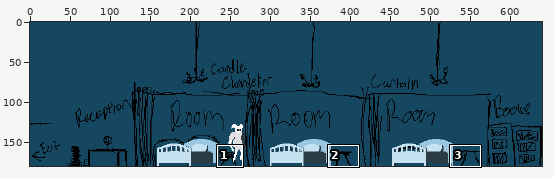
One commit to this pixel-art file: assets/raw/infirmary_interior.ase. The picture above shows the old version from afar; the outline marks the close-up.
Close-up. Old version:
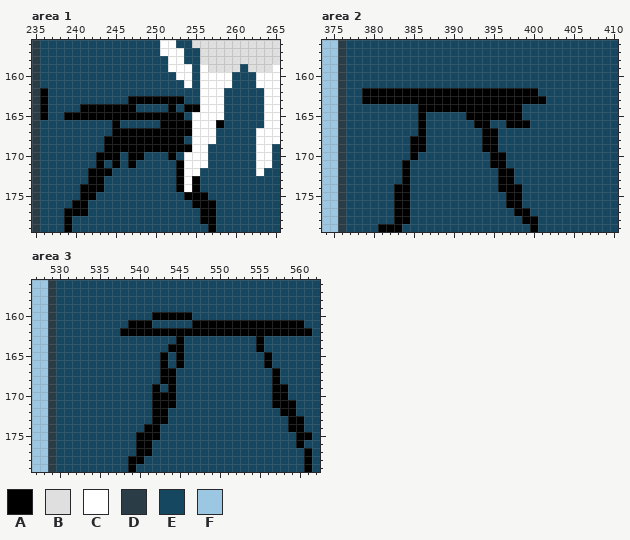
640x180 pixels, 1 frame. Shown: area 1: x 235..265, y 156..179; area 2: x 374..410, y 156..179; area 3: x 527..562, y 156..179.
Visible layers, top first: "Player Ref", "Layer 3", "Layer 2", "Records", "Layer 4", "Layer 1".
Palette (. is transparent): A #000000  B #dfdfdf  C #ffffff  D #2a3c46  E #164761  F #9bc7e2
Pixels before, area 1, first column x 235:
156 DEEEEEEEEEEEEEEECCEEBBBBBBBBBBB
157 DEEEEEEEEEEEEEEECCCEEBBBBBBBBBB
158 DEEEEEEEEEEEEEEEECCEEBBBBBBBBBB
159 DEEEEEEEEEEEEEEEECCCECBBBBEBBBC
160 DEEEEEEEEEEEEEEEEECCECCCCEEECCC
161 DEEEEEEEEEEEEEEEEEECECCCCEEECCC
162 DAEEEEEEEEEEEEEEEEEEECCCEEEEECC
163 DAEEEEEEEEEEAAAAAAAEECCCEEEEECC
164 DAEEEEAAAAAAAEEEEAEAACCCEEEEECC
165 DAEEAAAAAAAAAAAAAAAECCCCEEEEECC
166 DEEEEEEEEEAEEEEEAAAACCCAEEEEECC
167 DEEEEEEEEEAAAAAAAAAACCCEEEEECCC
168 DEEEEEEEEAAAAAAAAAAECCCEEEEECCC
169 DEEEEEEEEAAAAAAAAAAACCEEEEEECCE
170 DEEEEEEEAAAEAAEEEAECCCEEEEEECCE
171 DEEEEEEEAEAEAEEEEEACCCEEEEEECCE
172 DEEEEEEAAAEEEEEEEEACCEEEEEEECEE
173 DEEEEEEAAEEEEEEEEEACAEEEEEEEEEE
174 DEEEEEAAAEEEEEEEEEACAEEEEEEEEEE
175 DEEEEEAAEEEEEEEEEEEAAAEEEEEEEEE
176 DEEEEAAEEEEEEEEEEEEEAAAEEEEEEEE
177 DEEEAAAEEEEEEEEEEEEEEAAEEEEEEEE
178 DEEEAEEEEEEEEEEEEEEEEAAEEEEEEEE
179 DEEEAEEEEEEEEEEEEEEEEEAEEEEEEEE
Pixels before, area 2, first column x 374:
156 FFDEEEEEEEEEEEEEEEEEEEEEEEEEEEEEEEEEE
157 FFDEEEEEEEEEEEEEEEEEEEEEEEEEEEEEEEEEE
158 FFDEEEEEEEEEEEEEEEEEEEEEEEEEEEEEEEEEE
159 FFDEEEEEEEEEEEEEEEEEEEEEEEEEEEEEEEEEE
160 FFDEEEEEEEEEEEEEEEEEEEEEEEEEEEEEEEEEE
161 FFDEEEEEEEEEEEEEEEEEEEEEEEEEEEEEEEEEE
162 FFDEEAAAAAAAAAAAAAAAAAAAAAAEEEEEEEEEE
163 FFDEEAAAAAAAAAAAAAAAAAAAAAAAEEEEEEEEE
164 FFDEEEEEEEEEAAAAAAAAAAAAAEEEEEEEEEEEE
165 FFDEEEEEEEEEAEEEEEAAAAAAAEEEEEEEEEEEE
166 FFDEEEEEEEEEAEEEEEEAAEEAAAEEEEEEEEEEE
167 FFDEEEEEEEEEAEEEEEEEAAEEEEEEEEEEEEEEE
168 FFDEEEEEEEEAAEEEEEEEAAEEEEEEEEEEEEEEE
169 FFDEEEEEEEEAAEEEEEEEAAEEEEEEEEEEEEEEE
170 FFDEEEEEEEEAEEEEEEEEEAAEEEEEEEEEEEEEE
171 FFDEEEEEEEAEEEEEEEEEEAAEEEEEEEEEEEEEE
172 FFDEEEEEEEAEEEEEEEEEEEAAEEEEEEEEEEEEE
173 FFDEEEEEEEAEEEEEEEEEEEAAEEEEEEEEEEEEE
174 FFDEEEEEEAAEEEEEEEEEEEAAAEEEEEEEEEEEE
175 FFDEEEEEEAAEEEEEEEEEEEEAAEEEEEEEEEEEE
176 FFDEEEEEEAAEEEEEEEEEEEEAAEEEEEEEEEEEE
177 FFDEEEEEEAAEEEEEEEEEEEEEAAEEEEEEEEEEE
178 FFDEEEEEEAAEEEEEEEEEEEEEEAAEEEEEEEEEE
179 FFDEEEEAAAEEEEEEEEEEEEEEEEAEEEEEEEEEE
Pixels before, area 3, first column x 527:
156 FFDEEEEEEEEEEEEEEEEEEEEEEEEEEEEEEEEE
157 FFDEEEEEEEEEEEEEEEEEEEEEEEEEEEEEEEEE
158 FFDEEEEEEEEEEEEEEEEEEEEEEEEEEEEEEEEE
159 FFDEEEEEEEEEEEEEEEEEEEEEEEEEEEEEEEEE
160 FFDEEEEEEEEEEEEAAAAAEEEEEEEEEEEEEEEE
161 FFDEEEEEEEEEAAAEEEEEAAAAAAAAAAAAAAEE
162 FFDEEEEEEEEAAAAAAAAAAAAAAAAAAAAAAAAE
163 FFDEEEEEEEEEEEEEEEAEEEEEEEEEAEEEEEEE
164 FFDEEEEEEEEEEEEEEAAEEEEEEEEEAEEEEEEE
165 FFDEEEEEEEEEEEEEAEAEEEEEEEEEEAEEEEEE
166 FFDEEEEEEEEEEEEEAEAEEEEEEEEEEAEEEEEE
167 FFDEEEEEEEEEEEEEAAEEEEEEEEEEEEAEEEEE
168 FFDEEEEEEEEEEEEEAAEEEEEEEEEEEEAEEEEE
169 FFDEEEEEEEEEEEEAEAEEEEEEEEEEEEAAEEEE
170 FFDEEEEEEEEEEEEAAAEEEEEEEEEEEEAAEEEE
171 FFDEEEEEEEEEEEEAAAEEEEEEEEEEEEAAAEEE
172 FFDEEEEEEEEEEEEAAEEEEEEEEEEEEEEAAEEE
173 FFDEEEEEEEEEEEEAAEEEEEEEEEEEEEEEAAEE
174 FFDEEEEEEEEEEEAAEEEEEEEEEEEEEEEEAAEE
175 FFDEEEEEEEEEEAAAEEEEEEEEEEEEEEEEEAAE
176 FFDEEEEEEEEEEAAEEEEEEEEEEEEEEEEEEAEE
177 FFDEEEEEEEEEEAAEEEEEEEEEEEEEEEEEEEAE
178 FFDEEEEEEEEEAAEEEEEEEEEEEEEEEEEEEEAE
179 FFDEEEEEEEEEAEEEEEEEEEEEEEEEEEEEEEAE
Once edited:
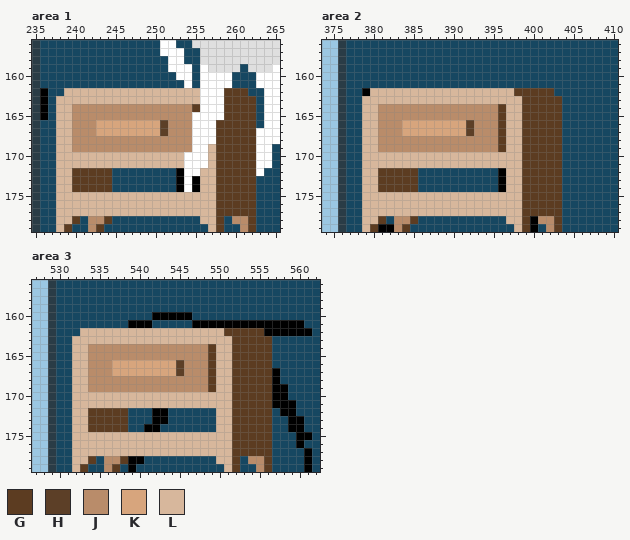
Colours new in this view: G #5c3c21  H #5c3f27  J #b98c6a  K #d7a57d  L #d7b79c
Changes in this commit:
layer "Layer 5" added
Changed rows in their new state; - is an unchanged pixel.
Area 1, layer "Layer 5":
first column x 238:
162 -LLLLLLLLLLLLLLLLL---GGG-
163 LLLLLLLLLLLLLLLLLL---GGGG
164 LLJJJJJJJJJJJJJJJG---GGGG
165 LLJJJJJJJJJJJJJJJ----GGGG
166 LLJJJKKKKKKKKHJJJ---GGGGG
167 LLJJJKKKKKKKKHJJJ---GGGGG
168 LLJJJJJJJJJJJJJJJ---GGGGG
169 LLJJJJJJJJJJJJJJJ--LGGGGG
170 LLLLLLLLLLLLLLLL---LGGGGG
171 LLLLLLLLLLLLLLLL---LGGGGG
172 LLGGGGG-----------LLGGGGG
173 LLGGGGG-----------LLGGGGG
174 LLGGGGG-----------LLGGGGG
175 LLLLLLLLLLLLLLLLLLLLGGGGG
176 LLLLLLLLLLLLLLLLLLLLGGGGG
177 LLLLLLLLLLLLLLLLLLLLGGGGG
178 LLG-JJG-----------LLG-JJG
179 LG--JG-------------LG--JG
Area 2, layer "Layer 5":
first column x 379:
162 -LLLLLLLLLLLLLLLLLLGGGGG-
163 LLLLLLLLLLLLLLLLLLLLGGGGG
164 LLJJJJJJJJJJJJJJJGLLGGGGG
165 LLJJJJJJJJJJJJJJJGLLGGGGG
166 LLJJJKKKKKKKKHJJJGLLGGGGG
167 LLJJJKKKKKKKKHJJJGLLGGGGG
168 LLJJJJJJJJJJJJJJJGLLGGGGG
169 LLJJJJJJJJJJJJJJJGLLGGGGG
170 LLLLLLLLLLLLLLLLLLLLGGGGG
171 LLLLLLLLLLLLLLLLLLLLGGGGG
172 LLGGGGG-----------LLGGGGG
173 LLGGGGG-----------LLGGGGG
174 LLGGGGG-----------LLGGGGG
175 LLLLLLLLLLLLLLLLLLLLGGGGG
176 LLLLLLLLLLLLLLLLLLLLGGGGG
177 LLLLLLLLLLLLLLLLLLLLGGGGG
178 LLG-JJG-----------LLG-JJG
179 LG--JG-------------LG--JG
Area 3, layer "Layer 5":
first column x 532:
162 -LLLLLLLLLLLLLLLLLLGGGGG-
163 LLLLLLLLLLLLLLLLLLLLGGGGG
164 LLJJJJJJJJJJJJJJJGLLGGGGG
165 LLJJJJJJJJJJJJJJJGLLGGGGG
166 LLJJJKKKKKKKKHJJJGLLGGGGG
167 LLJJJKKKKKKKKHJJJGLLGGGGG
168 LLJJJJJJJJJJJJJJJGLLGGGGG
169 LLJJJJJJJJJJJJJJJGLLGGGGG
170 LLLLLLLLLLLLLLLLLLLLGGGGG
171 LLLLLLLLLLLLLLLLLLLLGGGGG
172 LLGGGGG-----------LLGGGGG
173 LLGGGGG-----------LLGGGGG
174 LLGGGGG-----------LLGGGGG
175 LLLLLLLLLLLLLLLLLLLLGGGGG
176 LLLLLLLLLLLLLLLLLLLLGGGGG
177 LLLLLLLLLLLLLLLLLLLLGGGGG
178 LLG-JJG-----------LLG-JJG
179 LG--JG-------------LG--JG
